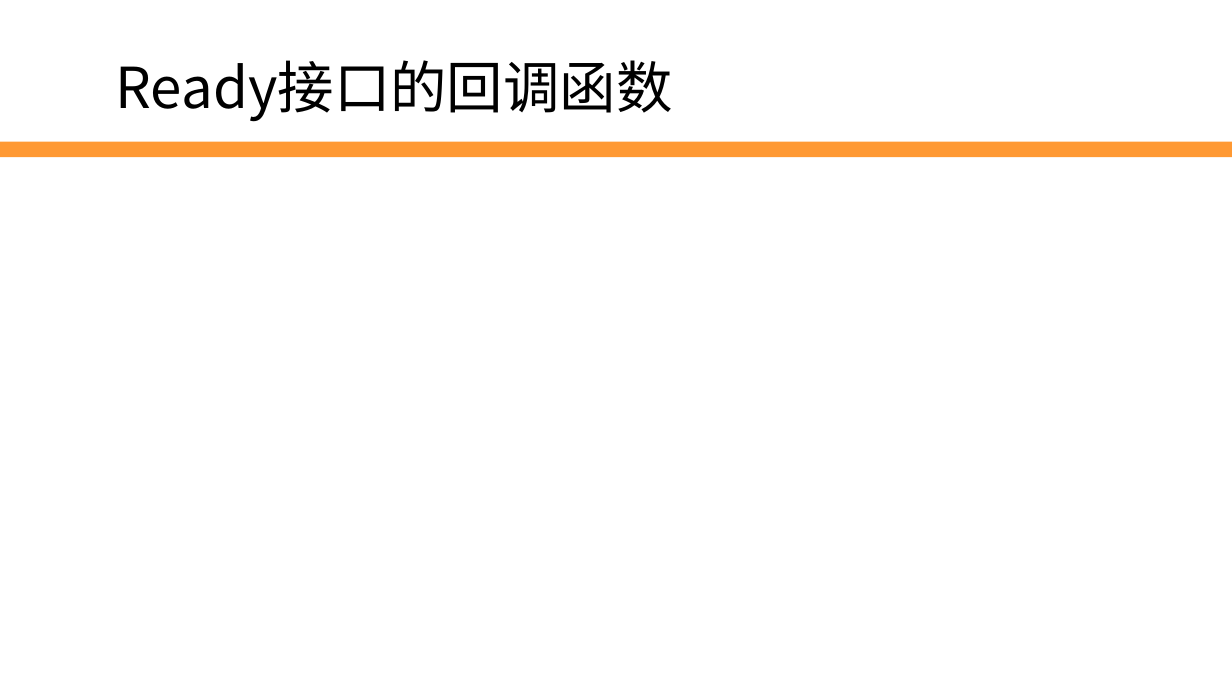
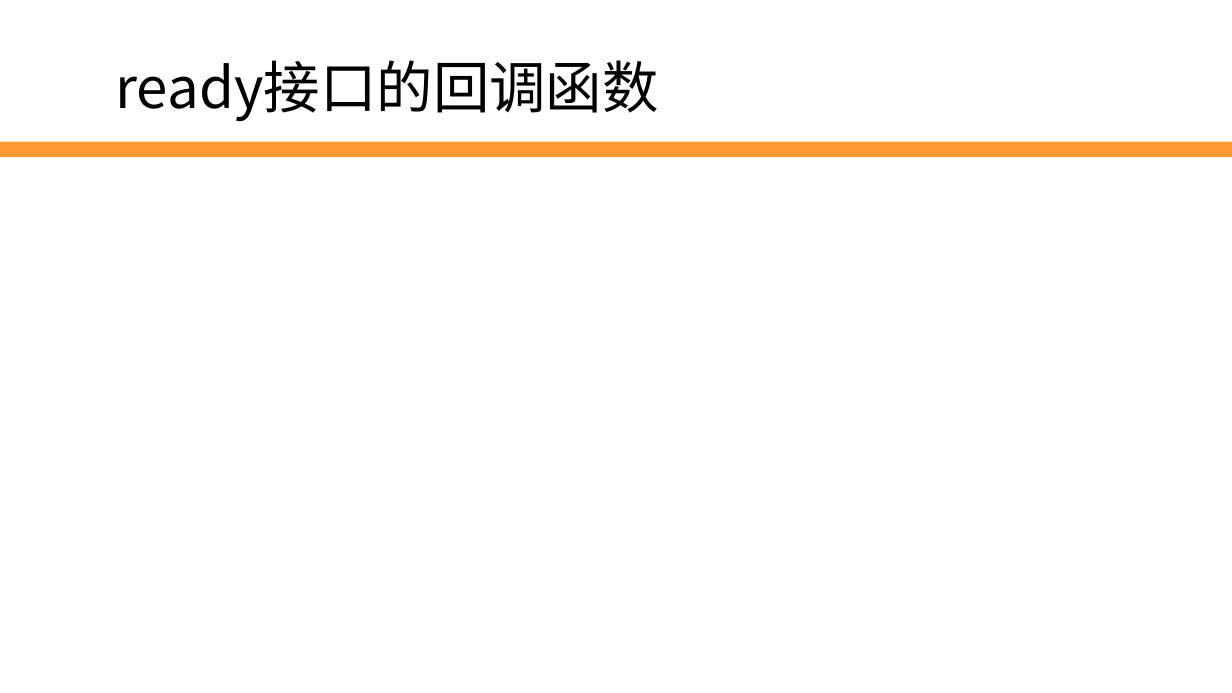
Before and after one commit to edu2act/2017-2018_1st_Wechat_Web_Programming, a slide deck: slide 12 of 第10讲 JS-SDK.pptx (slide 8 before the commit). Drawn at 1232x693 pixels with LibreOffice and Linux fonts; fonts in the diff are those of the drawing; background and template pictures are left out. Boxes give left, top, right and bottom in pixels: in the first picture for what was removed or moved away, otherwise in the second. Text is boxed around its words. In the diff, an @@ line names an element or a change of style, - is before the commit and + after.

```diff
--- a/第10讲 JS-SDK.pptx
+++ b/第10讲 JS-SDK.pptx
@@ text at [116, 60, 659, 122]: text changed @@
-Ready接口的回调函数
+ready接口的回调函数
```
Also in this commit, not shown: 1 other slide changed, 4 slides added, 5 slides removed, 1 other file.
